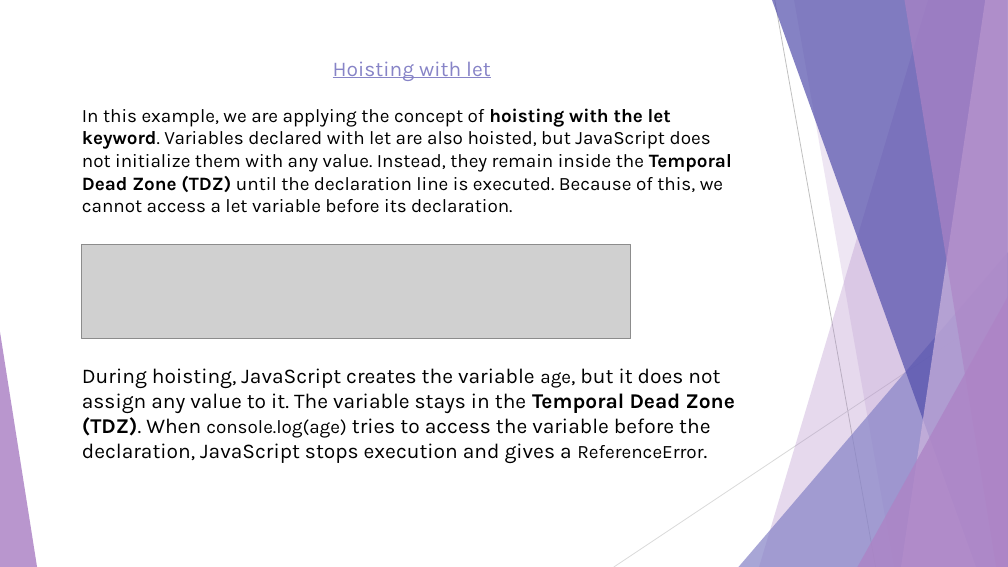
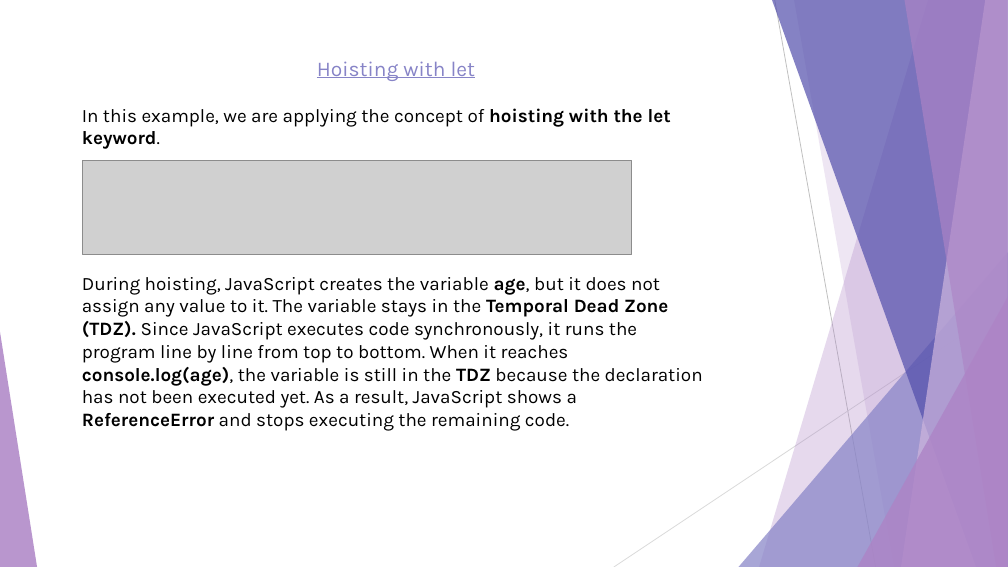
Before and after one commit to romaisa-99/Internship, a slide deck: slide 5 of Day 7/Hoisting.pptx. Drawn at 1008x567 pixels with LibreOffice and Linux fonts; fonts in the diff are those of the drawing; grey boxes stand for pictures. Boxes give left, top, right and bottom in pixels: in the first picture for what was removed or moved away, otherwise in the second. Text is boxed around its words. In the diff, an @@ line names an element or a change of style, - is before the commit and + after.

```diff
--- a/Day 7/Hoisting.pptx
+++ b/Day 7/Hoisting.pptx
@@ text at box(82, 108, 703, 431): text changed @@
-In this example, we are applying the concept of hoisting with the let keyword. Variables declared with let are also hoisted, but JavaScript does not initialize them with any value. Instead, they remain inside the Temporal Dead Zone (TDZ) until the declaration line is executed. Because of this, we cannot access a let variable before its declaration.
-During hoisting, JavaScript creates the variable age, but it does not assign any value to it. The variable stays in the Temporal Dead Zone (TDZ). When console.log(age) tries to access the variable before the declaration, JavaScript stops execution and gives a ReferenceError.
+In this example, we are applying the concept of hoisting with the let keyword.
+During hoisting, JavaScript creates the variable age, but it does not assign any value to it. The variable stays in the Temporal Dead Zone (TDZ). Since JavaScript executes code synchronously, it runs the program line by line from top to bottom. When it reaches console.log(age), the variable is still in the TDZ because the declaration has not been executed yet. As a result, JavaScript shows a ReferenceError and stops executing the remaining code.
@@ picture: place and size @@
-picture at box(82, 244, 631, 339)
+picture at box(82, 160, 632, 255)
```
Also in this commit, not shown: 6 other slides changed, 3 slides added, 3 slides removed, 6 other files.
